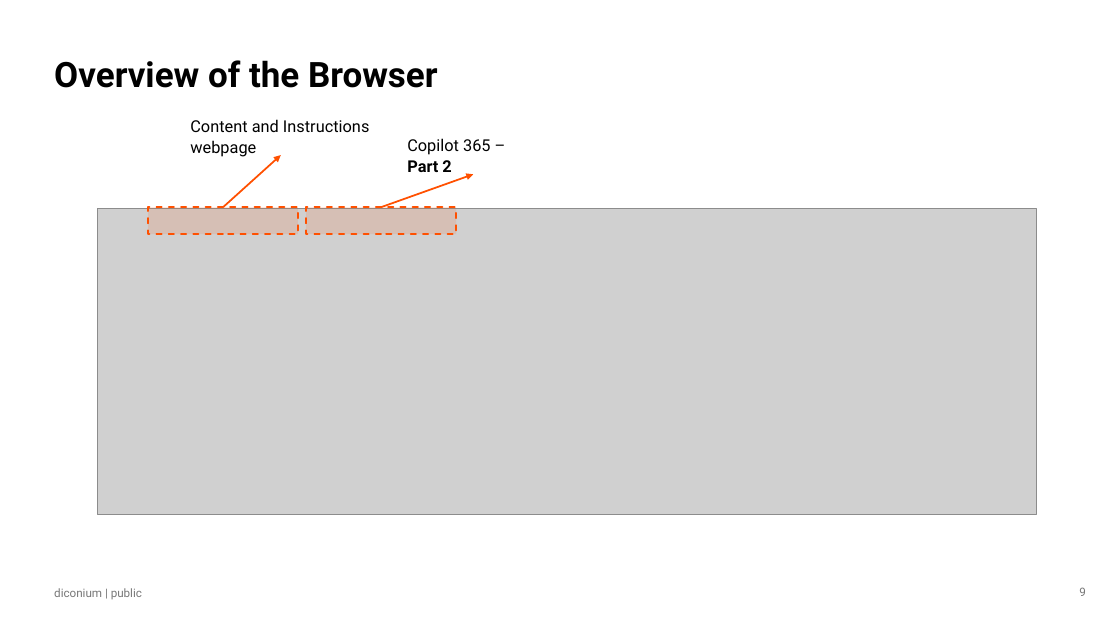
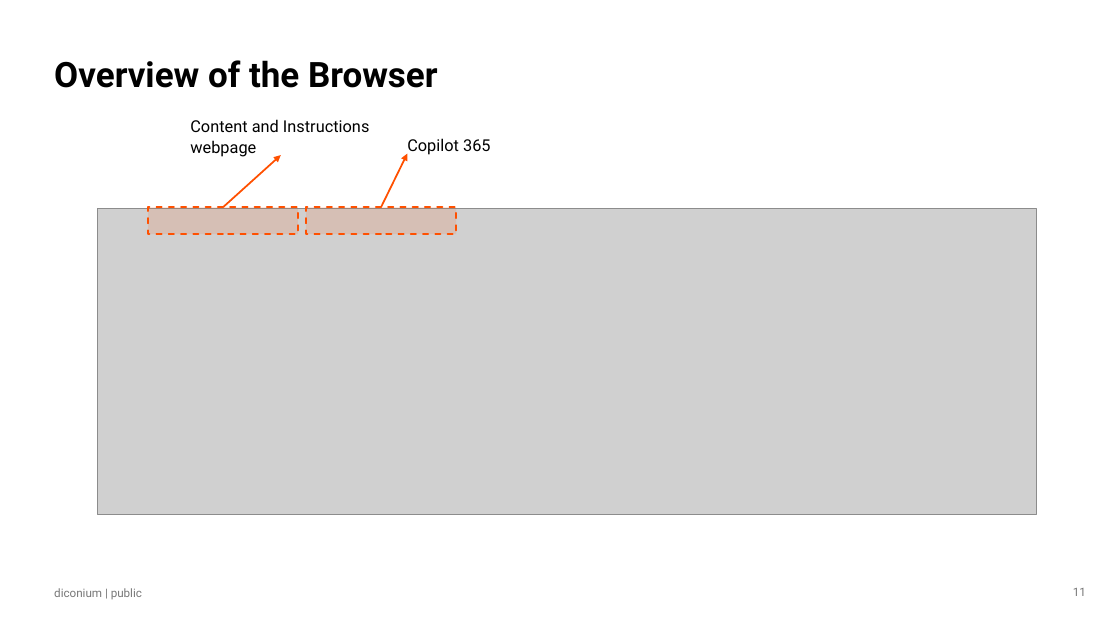
Before and after one commit to NeilSinclair/prompt_workshop, a slide deck: slide 11 of slides/AI Teach In STIHL v1.2.pptx (slide 9 before the commit). Drawn at 1120x630 pixels with LibreOffice and Linux fonts; fonts in the diff are those of the drawing; grey boxes stand for pictures; background and template pictures are left out. Boxes give left, top, right and bottom in pixels: in the first picture for what was removed or moved away, otherwise in the second. Text is boxed around its words. In the diff, an @@ line names an element or a change of style, - is before the commit and + after.

```diff
--- a/slides/AI Teach In STIHL v1.2.pptx
+++ b/slides/AI Teach In STIHL v1.2.pptx
@@ text at <box>407,138,491,156</box>: text changed @@
-Copilot 365 – Part 2
+Copilot 365
@@ arrow moved from (381, 208) - (473, 175) to (381, 208) - (408, 154) @@
@@ page number at <box>1073,588,1086,596</box>: text changed @@
-9
+11
```
Also in this commit, not shown: 4 other slides changed, 2 slides added, 4 other files.
